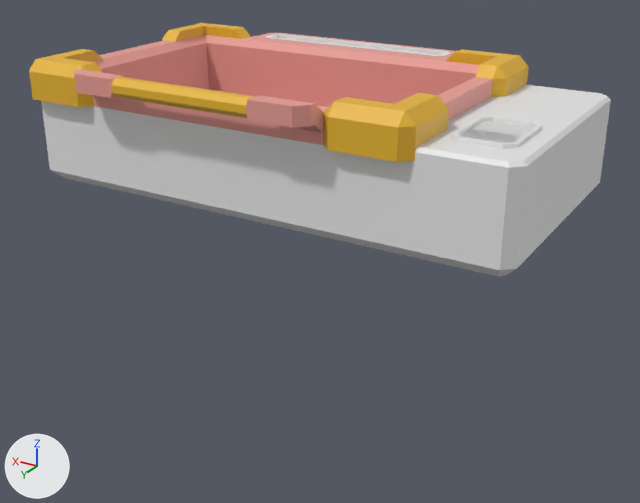
The Blender file Assets/Models/MiningBorder.blend: old version first, new version second.
One viewpoint serves both versions: a 50 mm lens placed at (-14.17, 21.4, 6.52), pointed at (-1.14, -0.32, -4.34). The axes (+X, +Y, +Z) are drawn at lower left. The lights are the same throughout.

Before the edit, the objects in view are built like this:
```python
me_cube = bpy.data.meshes.new('Cube')
me_cube.from_pydata(...)  # 44 vertices, 44 faces; spans x -0.5..0.5, y -0.227..0.273, z -0.191..0.259
me_cube_001 = bpy.data.meshes.new('Cube.001')
me_cube_001.from_pydata(...)  # 592 vertices, 591 faces; spans x -8.6..6.1, y -5.1..4.7, z -2.0..1.6
# faces by material slot: [234, 173, 184]
me_cube_001.materials.append(mat_material)  # white #e7e7e7
me_cube_001.materials.append(mat_material_001)  # pink #e79d95
me_cube_001.materials.append(mat_material_002)  # yellow #e7b52d
me_cube_003 = bpy.data.meshes.new('Cube.003')
me_cube_003.from_pydata(...)  # 32 vertices, 33 faces; spans x -0.8..0.8, y -1.12..1.12, z 0.0..0.1
ob_gridtoolslot = bpy.data.objects.new('GridToolSlot', me_cube)
ob_gridtoolslot.location = (-6.25, -2.07, 0.94)
ob_gridtoolslot.hide_set(True)
ob_mininggrid = bpy.data.objects.new('MiningGrid', me_cube_001)
ob_mininggrid.location = (0.0, 0.0, 0.0)
ob_resetbuttonoutline = bpy.data.objects.new('ResetButtonOutline', me_cube_003)
ob_resetbuttonoutline.location = (-7.25, 1.7, 0.8)
```
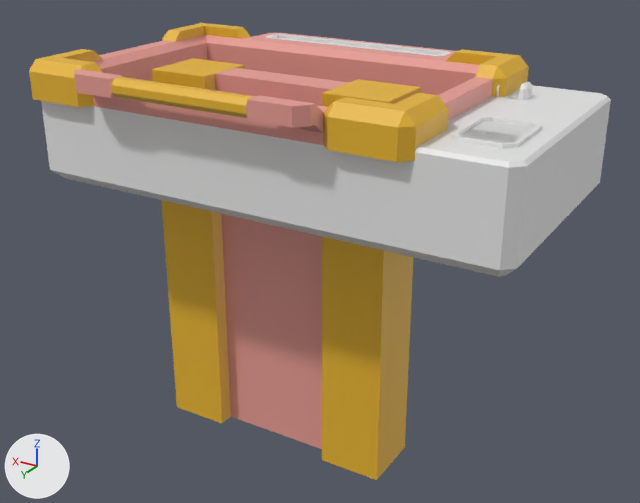
Pixel boxes [x1, y1, x2, y2] of what changed, in the pictures (640 x 503 px):
'MiningGridStand', added
    after: [152, 58, 421, 480]
    faces in mat_material_002 (yellow #e7b52d): [152, 58, 421, 480]
    faces in mat_material_001 (pink #e79d95): [215, 68, 349, 449]
'GridToolSlot', shown
    after: [496, 82, 533, 100]

The change in detail:
Mesh me_cube_004 is new.
It has 32 vertices, 30 faces and spans x -4.0..4.0, y -1.0..1.0, z -11.0..1.0.
Faces by material slot: [4, 26].
It uses material mat_material_001 (pink #e79d95).
It uses material mat_material_002 (yellow #e7b52d).
Object 'GridToolSlot' (ob_gridtoolslot) is now shown.
Object 'MiningGridStand' (ob_mininggridstand) is new; it shows me_cube_004.
Its location is (0.0, 0.0, 0.0).
